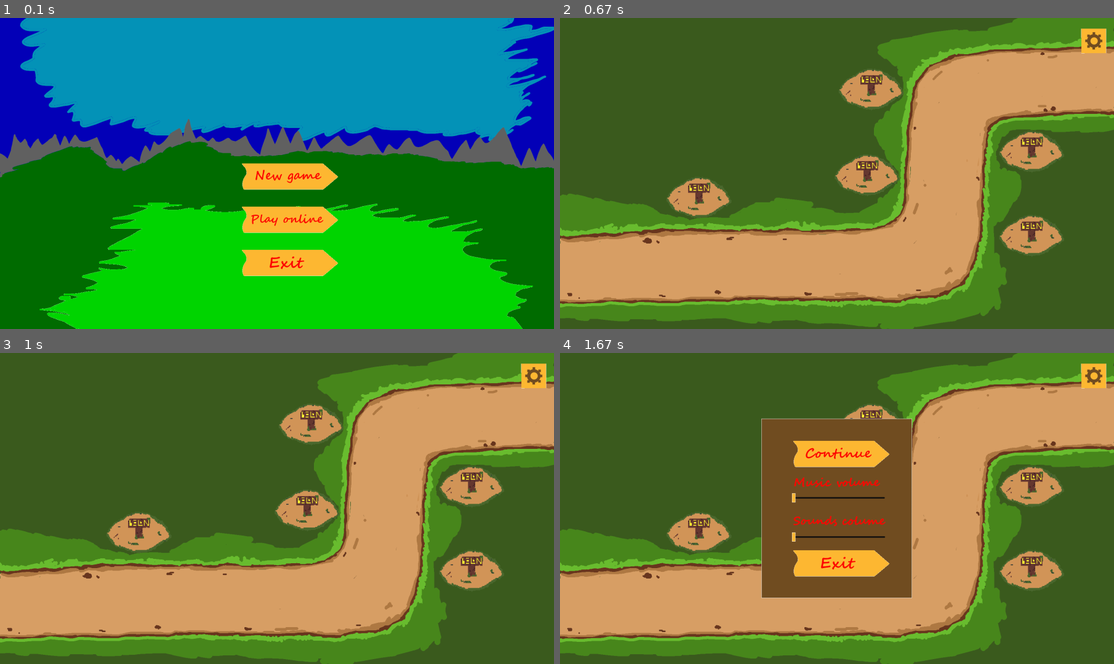
Above: before the commit, frames 1-4 (two rows, left to right).
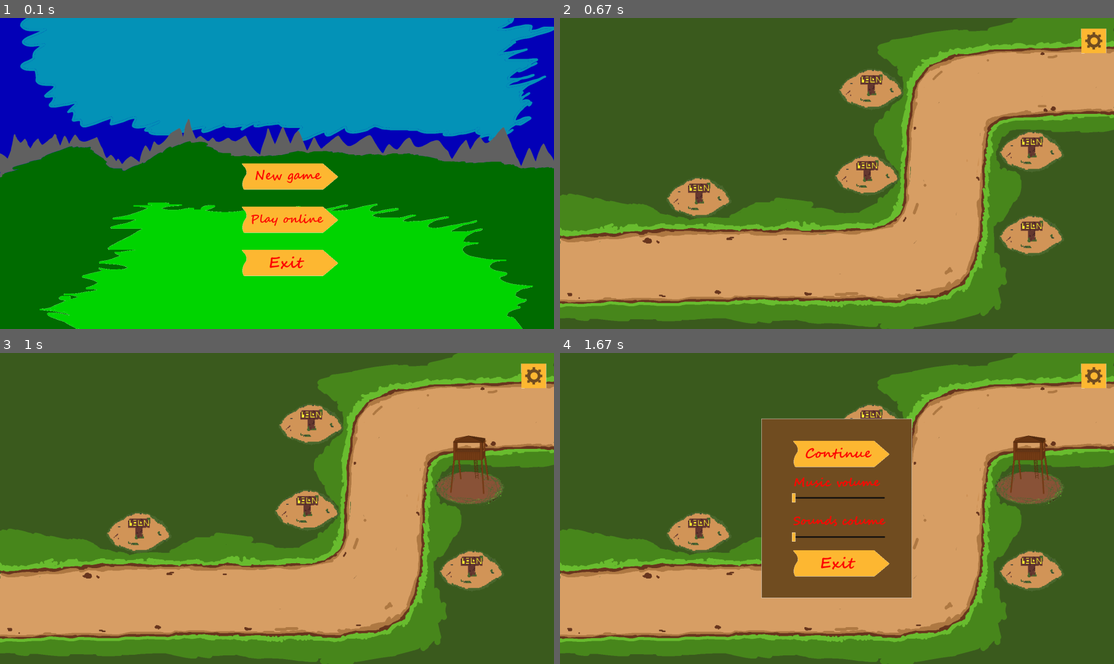
Above: after the commit, the same moments.

Repository: Fundgod/Tower_def
Game: pygame game, started from main.py
Two runs of this game, one before a commit and one after it. Both use one fixed random seed, a clock stepped at 60 frames per second and the inputs below.
Inputs (mouse positions are in pixels of both pictures, inside the frame that each line leads up to):
- Up to frame 1 (0.1 s): no input
- Up to frame 2 (0.67 s): press the mouse at (842, 173) at 0.37 s; move the mouse to (753, 210) at 0.47 s; release the mouse at (665, 248) at 0.6 s
- Up to frame 3 (1 s): press the mouse at (470, 483) at 0.7 s; move the mouse to (282, 458) at 0.8 s; release the mouse at (88, 433) at 0.93 s
- Up to frame 4 (1.67 s): press the mouse at (864, 508) at 1.03 s; move the mouse to (953, 567) at 1.13 s; release the mouse at (1047, 626) at 1.27 s; press the mouse at (1091, 371) at 1.37 s; move the mouse to (903, 489) at 1.47 s; release the mouse at (715, 608) at 1.6 s

Frames 1-2 are identical in both runs. In frame 3, 1.4% of the frame differs, in the area x 78-91%, y 26-49%; in frame 4, 1.4%.

Commit message:
I made my version of towers and towers shooting realization

Diff:
--- a/constants.py
+++ b/constants.py
@@ -1,4 +1,5 @@
 SIZE = WIDTH, HEIGHT = 1920, 1080
+FPS = 60
 MASK = 'mask'
 SKILLET = 'skillet'
 STONE_GOLEM = 'stone_golem'
@@ -8,15 +9,15 @@
 
 MOBS = {
     1: (
-        (1, 0, STONE_GOLEM),
-        (2, 0, CRYSTAL_GOLEM),
-        (3, 0, HORNY_DOG),
-        (1, 0, BOAR_WARRIOR),
-        (2, 0, MASK),
-        (3, 0, SKILLET),
+        #(1, 0, STONE_GOLEM),
+        #(2, 0, CRYSTAL_GOLEM),
         (1, 0, HORNY_DOG),
-        (2, 0, SKILLET),
-        (3, 0, BOAR_WARRIOR)
+        #(1, 0, BOAR_WARRIOR),
+        #(2, 0, MASK),
+        #(3, 0, SKILLET),
+        #(1, 0, HORNY_DOG),
+        #(2, 0, SKILLET),
+        #(3, 0, BOAR_WARRIOR)
     ),
     2: (
         (1, 0, STONE_GOLEM),
--- a/main.py
+++ b/main.py
@@ -3,6 +3,7 @@
 import sys
 import os
 import json
+import math
 from threading import Thread
 from functools import partial
 from time import sleep
@@ -96,7 +97,7 @@
         with open(os.path.join('mobs', type, 'info.json'), 'r', encoding='utf-8') as info_file:
             self.info = json.load(info_file)
         self.width, self.height = self.info['move']['width'], self.info['move']['height']
-        self.velocity = self.info['velocity'] / fps
+        self.velocity = self.info['velocity'] / FPS
         self.animations = MOB_ANIMATIONS[type]
         self.animation = self.animations['move']
         self.animation_index = 0.
@@ -107,10 +108,36 @@
         self.coords = list(self.way[self.pos])
         self.steps = [0, 0]
         self.rect = pygame.Rect(self.coords[0] - self.width / 2, self.coords[1] - self.height / 2, self.width, self.height)
+        # FIXME
+        # self.c = 0
+
+    def get_position(self, time):
+        index = self.pos
+        steps = self.steps[1]
+        way_len = len(self.way)
+        while index < way_len:
+            if steps < time:
+                time -= steps
+            else:
+                way_point_1 = self.way[index]
+                way_point_2 = self.way[index + 1]
+                d_x, d_y = way_point_2[0] - way_point_1[0], way_point_2[1] - way_point_1[1]
+                return way_point_1[0] + d_x / steps * time, way_point_1[1] + d_y / steps * time
+            start_point = self.way[index]
+            index += 1
+            end_point = self.way[index]
+            d_x, d_y = end_point[0] - start_point[0], end_point[1] - start_point[1]
+            steps = math.hypot(d_x, d_y) // self.velocity
+        else:
+            return self.way[-1]
 
     def update(self):
         if self.health > 0:
             if round(self.animation_index, 1).is_integer():
+                # FIXME
+                #if self.velocity == 4 / 6:
+                #    self.c += 1
+                #    print(self.c)
                 self.image = self.animation[int(self.animation_index)]
             self.animation_index = (self.animation_index + self.animation_speed) % len(self.animation)
             # Отрисовка полоски здоровья
@@ -134,7 +161,7 @@
                     self.pos += 1
                     end_point = tuple(map(lambda coord: coord + random.randint(-3, 3), self.way[self.pos]))
                     d_x, d_y = end_point[0] - start_point[0], end_point[1] - start_point[1]
-                    self.steps = [0, (d_x ** 2 + d_y ** 2) ** .5 // self.velocity]
+                    self.steps = [0, math.hypot(d_x, d_y) // self.velocity]
                     self.x_velocity, self.y_velocity = d_x, d_y
                 self.steps[0] += 1
                 self.coords[0] += self.x_velocity / self.steps[1]
@@ -153,6 +180,9 @@
             self.animation_index = 0 - self.animation_speed
             self.width, self.height = self.info['attack']['width'], self.info['attack']['height']
 
+    def hit(self, damage):
+        self.health -= damage
+
     def kill(self):
         def new_update(self):
             try:
@@ -177,26 +207,74 @@
 
 
 class AttackTower(pygame.sprite.Sprite):
-    def __init__(self, group=None):
+    def __init__(self, coords, moblist, bullets_group, group):
         super().__init__(group)
-        self.long_range = 1
+        self.coords = coords
+        self.moblist = moblist
+        self.bullets_group = bullets_group
+        self.reloading = 0
+        self.time_to_reload = 100
+        self.width = 250
+        self.height = 250
+        self.shooting_range = 400
+        self.damage = 10
         self.tower_level = 1
-        self.health = 1000
-        # self.image = pygame.transform.scale(load_image())
-
-    def attack(self):
-        Bullet()
+        self.image = load_image(os.path.join('sprites', 'towers', 'ordinary_high_tower.png'), -1)
+        self.rect = pygame.Rect(self.coords[0] + 125 - self.width // 2,
+                                self.coords[1] + 125 - self.height // 2 - 50,
+                                self.width,
+                                self.height)
 
     def update(self):
-        if self.health > 0:
-            pygame.draw.rect(screen, 'red', (int(self.coords[0] + 15), int(self.coords[1]) - 10, 30, 5))
-            pygame.draw.rect(screen, 'green',(int(self.coords[0] + 15), int(self.coords[1]) - 10, 30 * self.health // 100, 5))
+        if not self.reloading:
+            for mob in self.moblist:
+                distance = math.hypot(self.coords[0] - mob.coords[0], self.coords[1] - mob.coords[1])
+                if distance <= self.shooting_range and mob.alive():
+                    Bullet(self.coords, mob, distance, self.damage, self.bullets_group)
+                    self.reloading = self.time_to_reload
+                    return
         else:
+            self.reloading -= 1
+
+
+class Bullet(pygame.sprite.Sprite):
+    def __init__(self, start_coords, mob, distance_to_mob, damage, group):
+        super().__init__(group)
+        self.start_coords = start_coords
+        self.mob = mob
+        self.distance_to_mob = distance_to_mob
+        self.damage = damage
+        self.rect = pygame.Rect(*self.start_coords, 10, 10)
+        self.velocity = 400 / FPS
+        self.steps, self.steps_to_target, self.angle = 0, None, None
+        self.calculate_trajectory()
+        print(self.angle)
+        self.image = pygame.transform.rotate(load_image(os.path.join('sprites', 'arrow.png')), self.angle)
+        print(self.step)
+
+    def calculate_trajectory(self):
+        flight_time = self.distance_to_mob / self.velocity
+        self.end_coords = self.mob.get_position(flight_time)
+        d_x, d_y = self.end_coords[0] - self.start_coords[0], self.end_coords[1] - self.start_coords[1]
+        distance = math.hypot(d_x, d_y)
+        print(self.start_coords, self.end_coords, d_x, d_y)
+        self.velocity = distance / flight_time
+        self.step = (d_x / distance * self.velocity,
+                     d_y / distance * self.velocity)
+        self.steps_to_target = distance / self.velocity
+        self.angle = -math.atan(d_y / d_x)
+        if d_x < 0:
+            self.angle += math.pi
+        self.angle = math.degrees(self.angle)
+
+    def update(self):
+        if self.steps < self.steps_to_target:
+            self.rect.x += self.step[0]
+            self.rect.y += self.step[1]
+            self.steps += 1
+        else:
+            self.mob.hit(self.damage)
             self.kill()
-
-
-class Bullet(pygame.sprite.Sprite):
-    pass
 
 
 class Game:
@@ -215,10 +293,12 @@
         self.plants = pygame.sprite.Group()
         self.plants_data = self.load_plants()
         self.towers = pygame.sprite.Group()
+        self.bullets = pygame.sprite.Group()
         self.buttons = pygame.sprite.Group()
         self.pause_button = Button((1800, 30, 80, 80), 'pause.png', self.buttons)
         self.on_pause = False
         self.mob_query = []
+        self.moblist = []
 
     def begin(self):
         # Инициализация фоновой картинки и кнопок
@@ -257,9 +337,9 @@
             for line in f.readlines():
                 plants_data.append(tuple(map(lambda coord: float(coord) - 125, line.rstrip().split(';'))))
                 plant_sprite = pygame.sprite.Sprite(self.plants)
-                plant_sprite.rect = pygame.Rect(*plants_data[-1], 40, 40)
+                plant_sprite.rect = pygame.Rect(*plants_data[-1], 250, 250)
                 plant_sprite.image = plant_image
-                plants_data[-1] = (plants_data[-1], plant_sprite)
+                plants_data[-1] = (plant_sprite, plants_data[-1])
         plants_data = dict(plants_data)
         return plants_data
 
@@ -273,10 +353,18 @@
                     little_intervals_counter += 1
             self.mob_query.append((mob_type, road_num))
 
+    def spawn_tower(self, coords):
+        AttackTower(coords, self.moblist, self.bullets, self.towers)
+
     def on_click(self, pos):
         click = pygame.Rect(*pos, 1, 1)
         if click.colliderect(self.pause_button):
             self.pause()
+            return
+        for plant in self.plants_data:
+            if click.colliderect(plant):
+                self.spawn_tower(self.plants_data[plant])
+                plant.kill()
 
     def on_tap(self, key):
         if key == pygame.K_TAB:
@@ -352,13 +440,17 @@
     def update_and_render(self):
         if self.mob_query:
             mob_type, road_num = self.mob_query.pop(-1)
-            Mob(mob_type, self.map.get_way(road_num), self.mobs[mob_type])
+            mob = Mob(mob_type, self.map.get_way(road_num), self.mobs[mob_type])
+            self.moblist.append(mob)
         self.map.render(self.screen)
         for mob_type in (HORNY_DOG, BOAR_WARRIOR, SKILLET, CRYSTAL_GOLEM, STONE_GOLEM, MASK):
             self.mobs[mob_type].update()
             self.mobs[mob_type].draw(self.screen)
         self.plants.draw(self.screen)
+        self.towers.update()
         self.towers.draw(self.screen)
+        self.bullets.update()
+        self.bullets.draw(self.screen)
         self.buttons.draw(self.screen)
 
     def quit(self):
@@ -372,11 +464,10 @@
     MOB_ANIMATIONS = load_mob_animations()
     game = Game(screen)
     game.begin()
-    fps = 60
     time = pygame.time.Clock()
     running = True
     while running:
-        time.tick(fps)
+        time.tick(FPS)
         for event in pygame.event.get():
             if event.type == pygame.MOUSEBUTTONDOWN:
                 game.on_click(event.pos)
Binary file changed: sprites/towers/ordinary_high_tower.png
